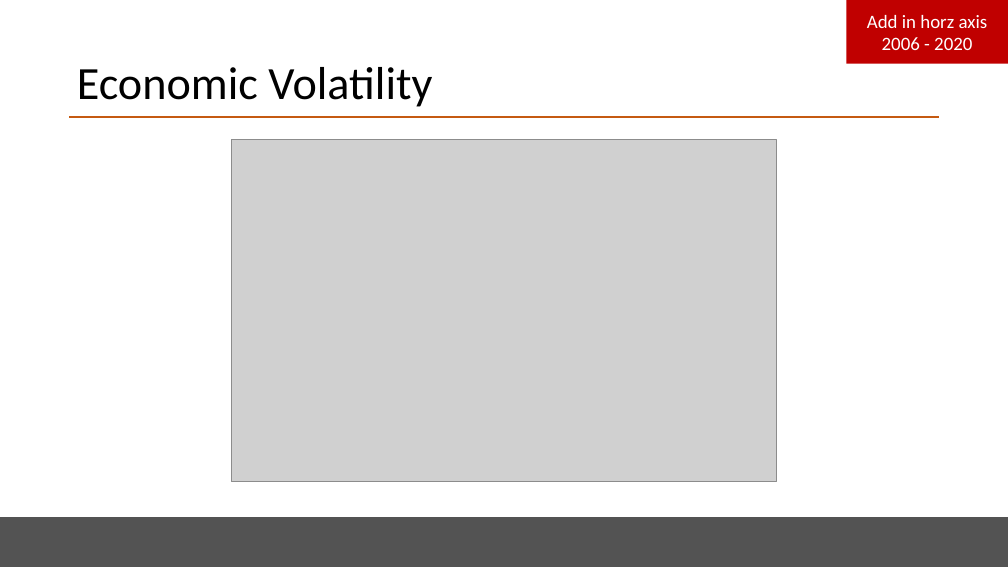
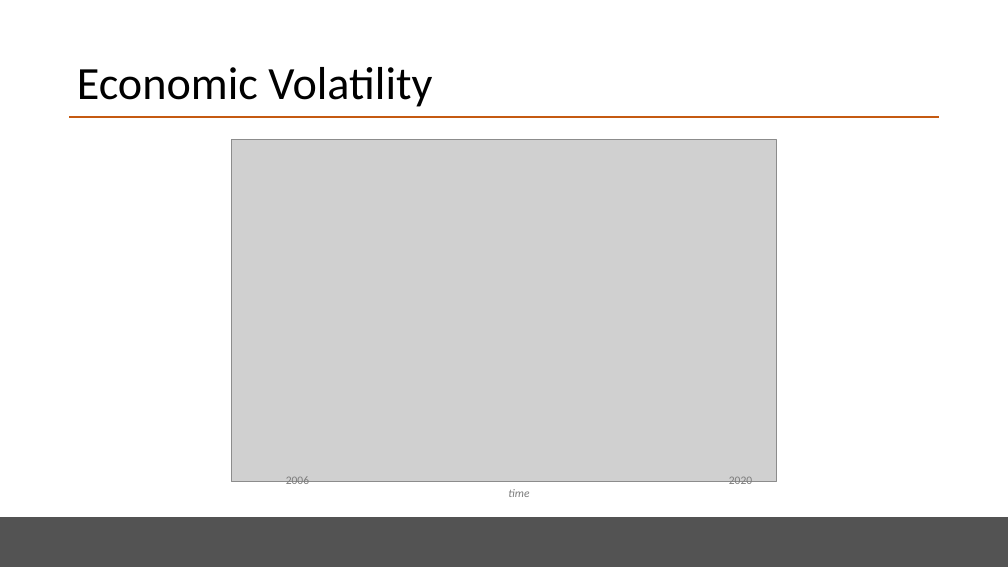
Before and after one commit to emilymcdaniel/Final_Project, a slide deck: slide 6 of BootCamp_FinalPres_v3.pptx. Drawn at 1008x567 pixels with LibreOffice and Linux fonts; fonts in the diff are those of the drawing; grey boxes stand for pictures. Boxes give left, top, right and bottom in pixels: in the first picture for what was removed or moved away, otherwise in the second. Text is boxed around its words. In the diff, an @@ line names an element or a change of style, - is before the commit and + after.

```diff
--- a/BootCamp_FinalPres_v3.pptx
+++ b/BootCamp_FinalPres_v3.pptx
@@ rectangle removed at bbox=[847, 0, 1008, 64] @@
-Add in horz axis 2006 - 2020
@@ text added at bbox=[286, 476, 309, 488], 11 pt, text #7C7C7C @@
+2006
@@ text added at bbox=[729, 477, 752, 488], 11 pt, text #7C7C7C @@
+2020
@@ text added at bbox=[508, 489, 529, 497], 11 pt, text #7C7C7C, italic @@
+time
```
Also in this commit, not shown: 2 other slides changed, 4 slides added, 3 slides removed.
